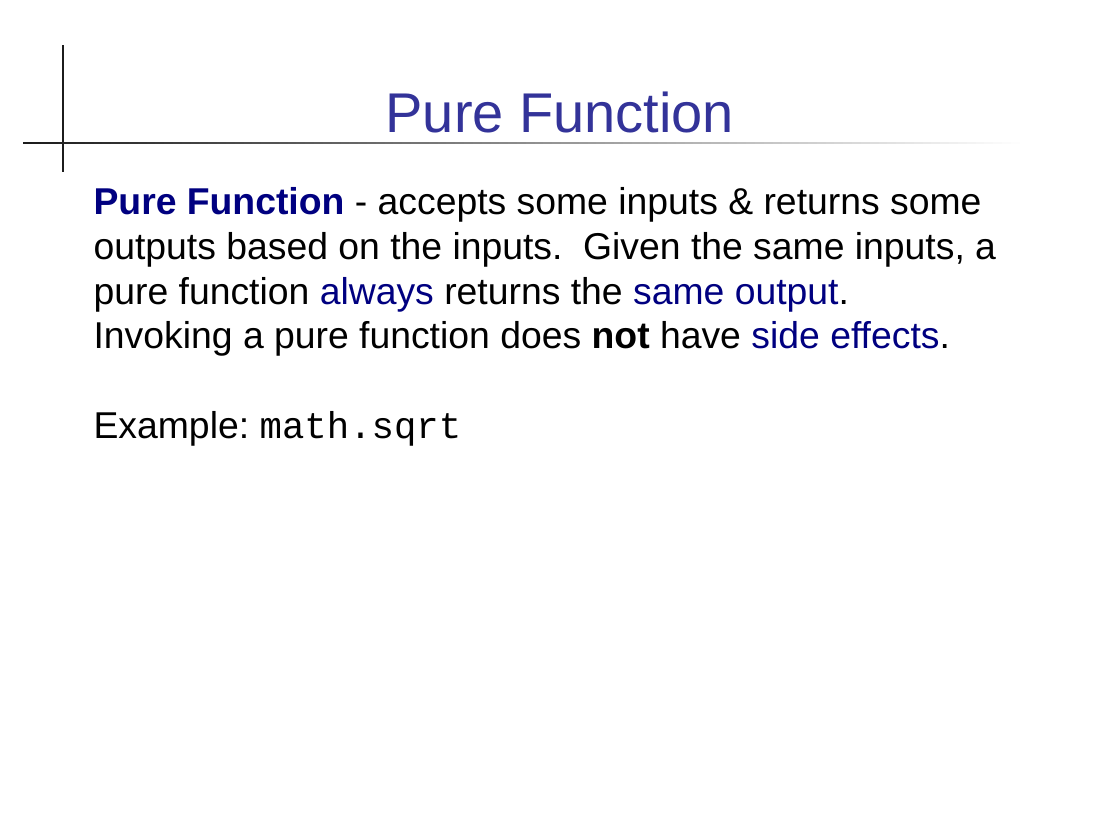
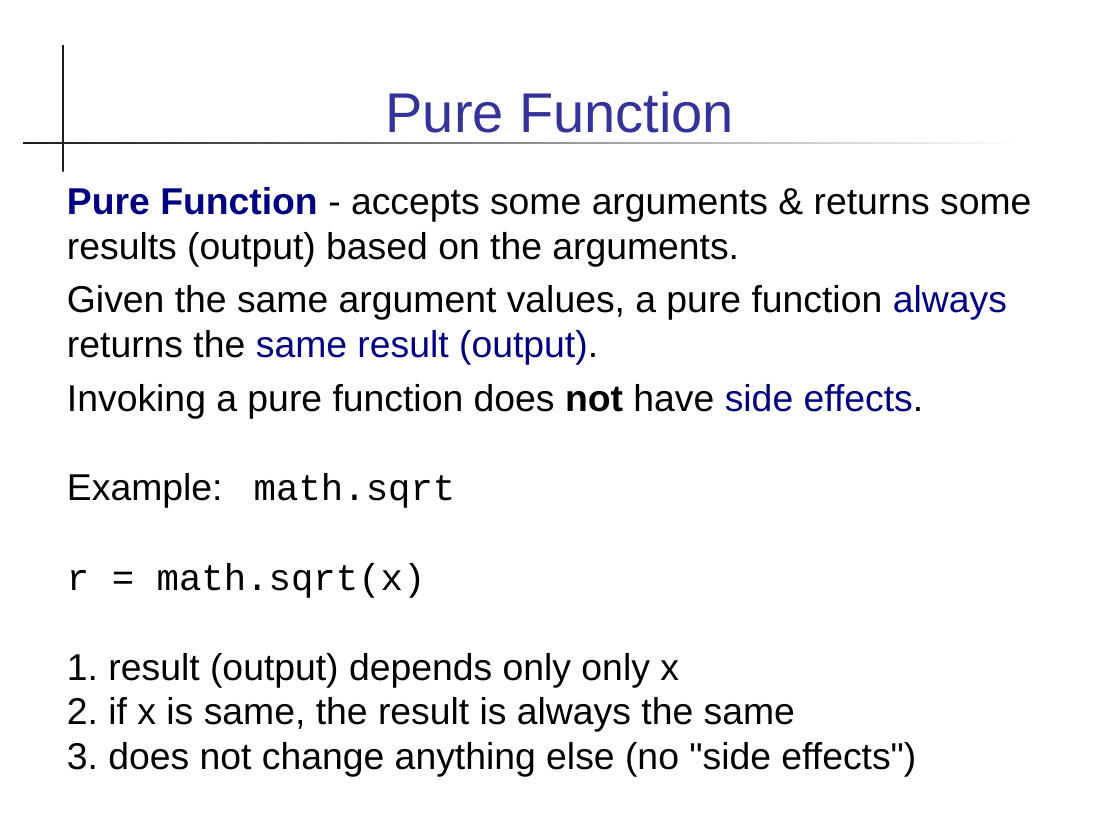
Before and after one commit to cpske/Prog2, a slide deck: slide 2 of functional/Functional-Programming.pptx. Drawn at 1120x840 pixels with LibreOffice and Linux fonts; fonts in the diff are those of the drawing. Boxes give left, top, right and bottom in pixels: in the first picture for what was removed or moved away, otherwise in the second. Text is boxed around its words. In the diff, an @@ line names an element or a change of style, - is before the commit and + after.

Commit message:
add feedback & presentation on functional prog.

```diff
--- a/functional/Functional-Programming.pptx
+++ b/functional/Functional-Programming.pptx
@@ text "Pure Function - accepts some ...": place and size @@
-text "Pure Function - accepts some ..." at [94, 187, 996, 446]
+text "Pure Function - accepts some ..." at [67, 187, 1031, 777]
@@ text at [67, 187, 1031, 365]: text changed @@
-Pure Function - accepts some inputs & returns some outputs based on the inputs. Given the same inputs, a pure function always returns the same output.
+Pure Function - accepts some arguments & returns some results (output) based on the arguments.
+Given the same argument values, a pure function always returns the same result (output).
@@ text at [67, 384, 924, 419]: more space between paragraphs @@
@@ text at [67, 563, 916, 777]: paragraphs added @@
+r = math.sqrt(x)
+1. result (output) depends only only x
+2. if x is same, the result is always the same
+3. does not change anything else (no "side effects")
```
Also in this commit, not shown: 3 other slides changed, 21 slides added, 2 slides removed, 4 other files.
